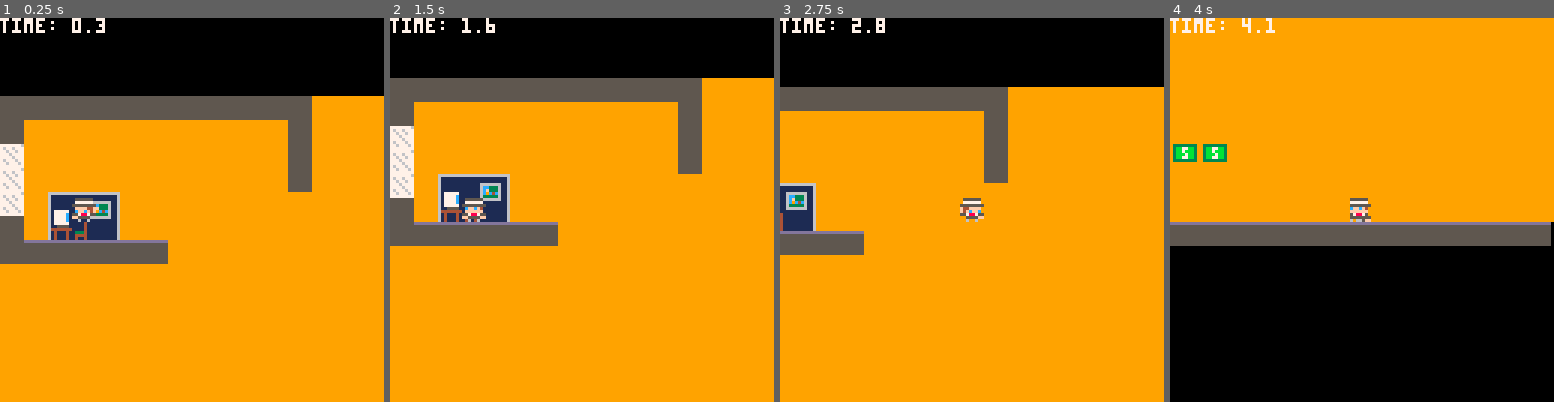
Above: before the commit, frames 1-4 (left to right).
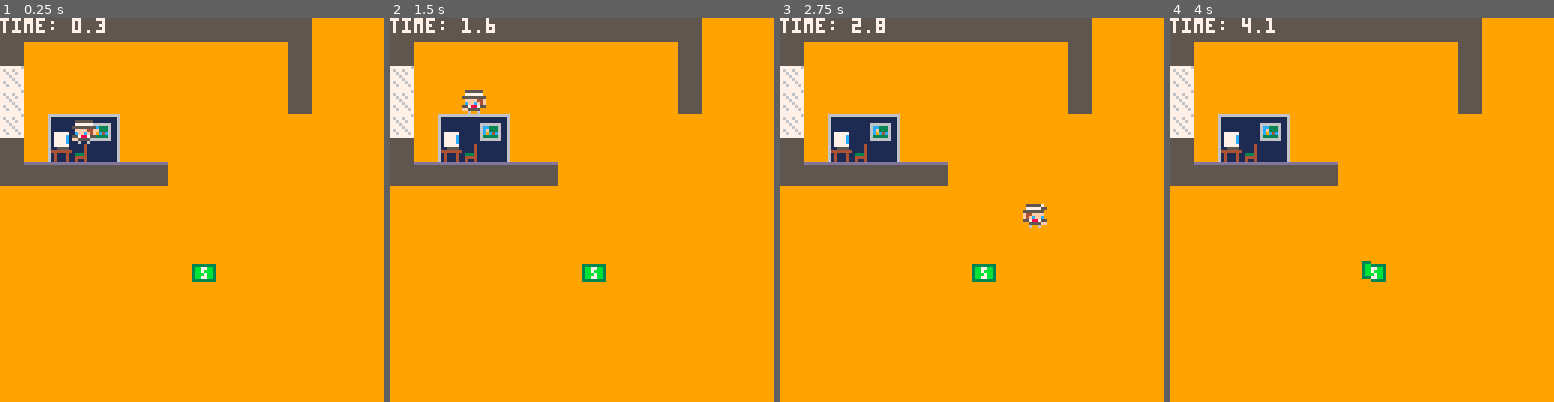
Above: after the commit, the same moments.

Repository: MillsLogan/time_is_money
Game: PICO-8 cartridge pico_8_main.p8
Same seed, same stepped clock (60 frames per second), same inputs: the game is played once before the commit and once after it.
Inputs:
- Up to frame 1 (0.25 s): no input
- Up to frame 2 (1.5 s): tap X (X key) at 0.33, 1.07 s
- Up to frame 3 (2.75 s): hold Right 1.6-2.1 s; tap X (X key) at 1.85 s; hold Right from 2.47 s (still down)
- Up to frame 4 (4 s): tap X (X key) at 2.97 s; release Right at 3.03 s; hold Left 3.08-3.58 s

The runs differ from the first frame. In frame 1, 37% of the frame differs, in the area x 0-100%, y 0-69%; in frame 2, 32%; in frame 3, 32%; in frame 4, 60%, in the area x 0-100%, y 0-100%.

Commit message:
Added sound effects and changes to map

Diff:
--- a/camera.lua
+++ b/camera.lua
@@ -7,8 +7,8 @@
 
 
  function cam:update()
-    self.x = player.x - 64 + (player.w / 2)
-    self.y = player.y - 64 + (player.h / 2)
+    self.x = 0 --player.x - 64 + (player.w / 2)
+    self.y = 0
     if self.x < map_start then
         self.x = map_start
     end
--- a/collectable.lua
+++ b/collectable.lua
@@ -9,10 +9,16 @@
     }
 
     function collectable:update()
+        if self.collected then
+            return
+        end
         self.anim:update()
     end
 
     function collectable:draw()
+        if self.collected then
+            return
+        end
         spr(self.anim.sp, self.x, self.y)
     end
 
@@ -20,6 +26,23 @@
 end
 
 function new_money(x, y)
-    local money = new_collectable(x, y, new_animation(5, 8, 0.1, 5))
+    local money = new_collectable(x, y, new_animation(5, 8, 0.1, 4))
+
+    function money:collect()
+        sfx(0)
+        self.collected = true
+    end
+
+    function money:check_collision(player)
+        if self.collected then
+            return
+        end
+
+        if player.x + player.w > self.x and player.x < self.x + self.w and player.y + player.h > self.y and player.y < self.y + self.h then
+            self:collect()
+            return true
+        end
+    end
+
     return money
 end
--- a/main.lua
+++ b/main.lua
@@ -3,9 +3,9 @@
 
 function _init()
   gravity=0.3
-  groundfriction=0.85
+  groundfriction=0.70
   airfriction=0.98
-  collectables = {new_money(0, 164), new_money(10, 164), new_money(20, 164)}
+  collectables = {new_money(64, 80), new_money(10, 164), new_money(20, 164)}
 
 
   --map limits
@@ -16,6 +16,7 @@
 
 function _update()
   for i=1,#collectables do
+    collectables[i]:check_collision(player)
     collectables[i]:update()
   end
   player:update()
--- a/player.lua
+++ b/player.lua
@@ -6,12 +6,12 @@
     dy = 0,
     w = 8,
     h = 8,
-    groundspeed = 1,
-    airspeed = 0.5,
+    groundspeed = 0.5,
+    airspeed = 0.25,
     max_dx = 2,
     max_dy = 4,
     onground = false,
-    jumppower = -4,
+    jumppower = -3,
     walljump = 3,
     xflp = true,
     onwall = "none"
